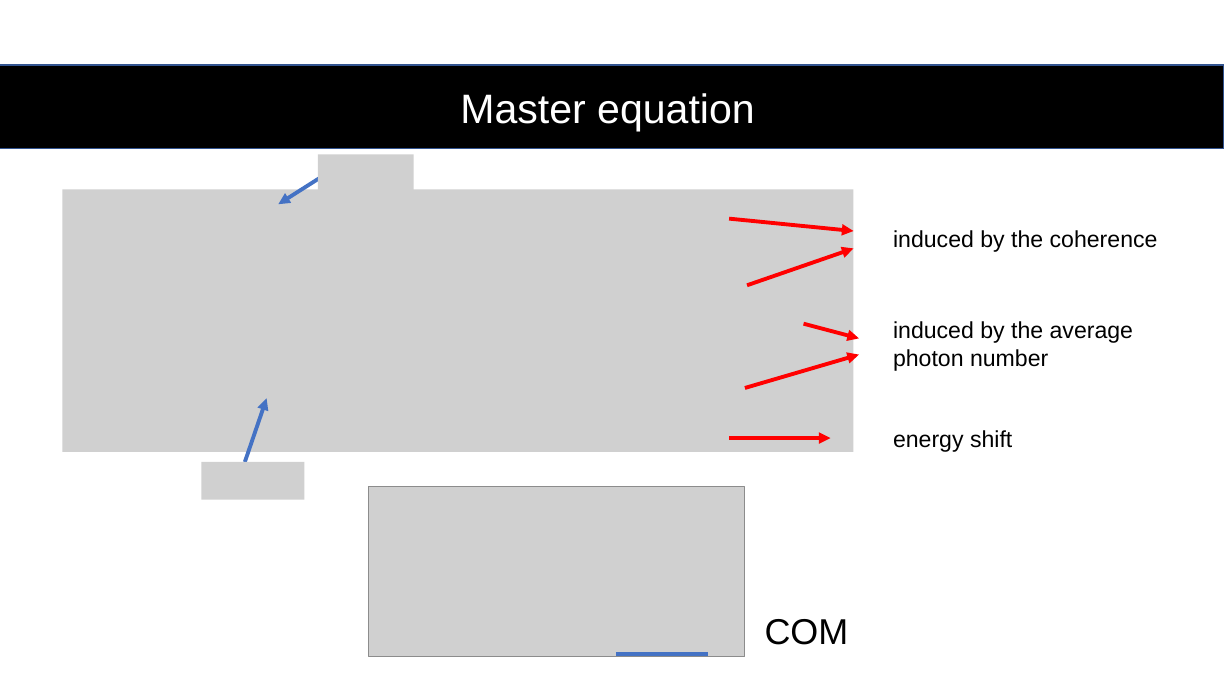
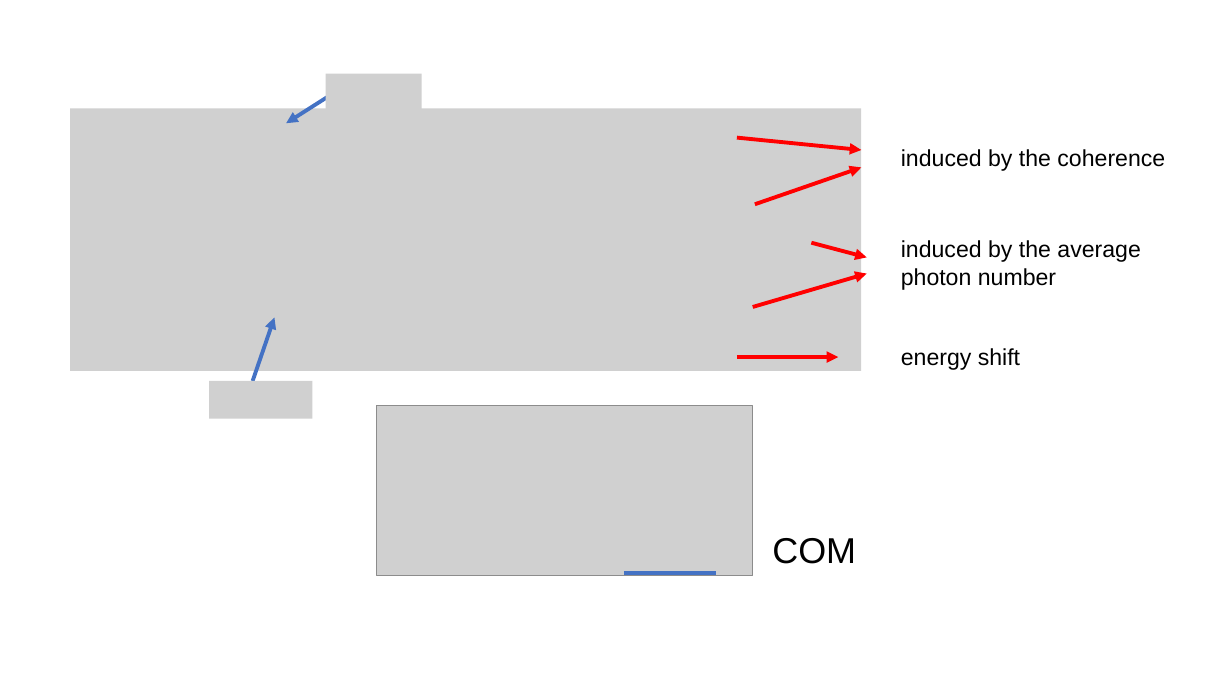
Before and after one commit to youjieyu888/circular-waveguide, a slide deck: slide 13 of Jieyu You.pptx (slide 7 before the commit). Drawn at 1232x693 pixels with LibreOffice and Linux fonts; fonts in the diff are those of the drawing; grey boxes stand for pictures. Boxes give left, top, right and bottom in pixels: in the first picture for what was removed or moved away, otherwise in the second. Text is boxed around its words. In the diff, an @@ line names an element or a change of style, - is before the commit and + after.

```diff
--- a/Jieyu You.pptx
+++ b/Jieyu You.pptx
@@ rectangle removed at (0,65,1224,149) @@
-Master equation
@@ picture added at (325,74,421,111) @@
@@ 2 arrows, 1 text, 1 picture: place and size @@
-2 arrows, 1 text, 1 picture at (63,189,860,645)
+2 arrows, 1 text, 1 picture at (70,108,867,564)
@@ 3 texts, 2 arrows, 1 picture, 1 line: place and size @@
-3 texts, 2 arrows, 1 picture, 1 line at (278,175,1158,657)
+3 texts, 2 arrows, 1 picture, 1 line at (287,93,1165,576)
@@ picture removed at (318,154,414,191) @@
@@ arrow added from (755, 204) to (861, 167), #FF0000 3 pt @@
@@ arrow moved from (748, 286) - (854, 249) to (753, 307) - (867, 274) @@
@@ arrow moved from (745, 388) - (860, 355) to (738, 357) - (838, 357) @@
@@ picture added at (209,381,312,419) @@
@@ arrow removed from (729, 438) to (831, 438) @@
@@ picture removed at (201,462,305,500) @@
```
Also in this commit, not shown: 7 other slides changed, 8 slides added, 1 slide removed.
